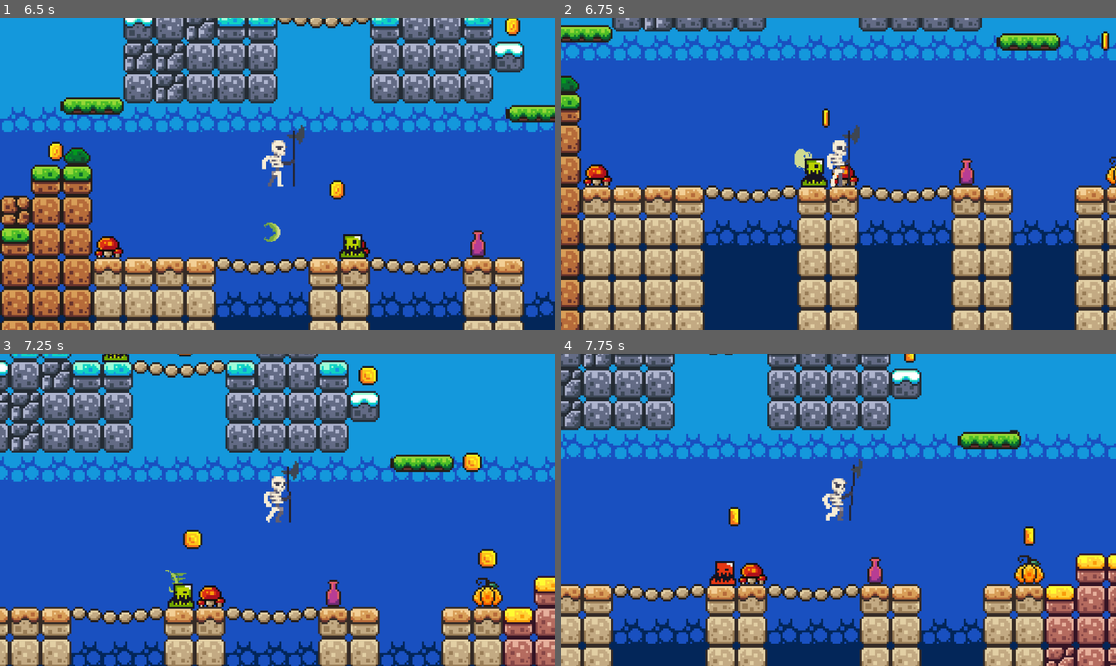
Above: before the commit, frames 1-4 (two rows, left to right).
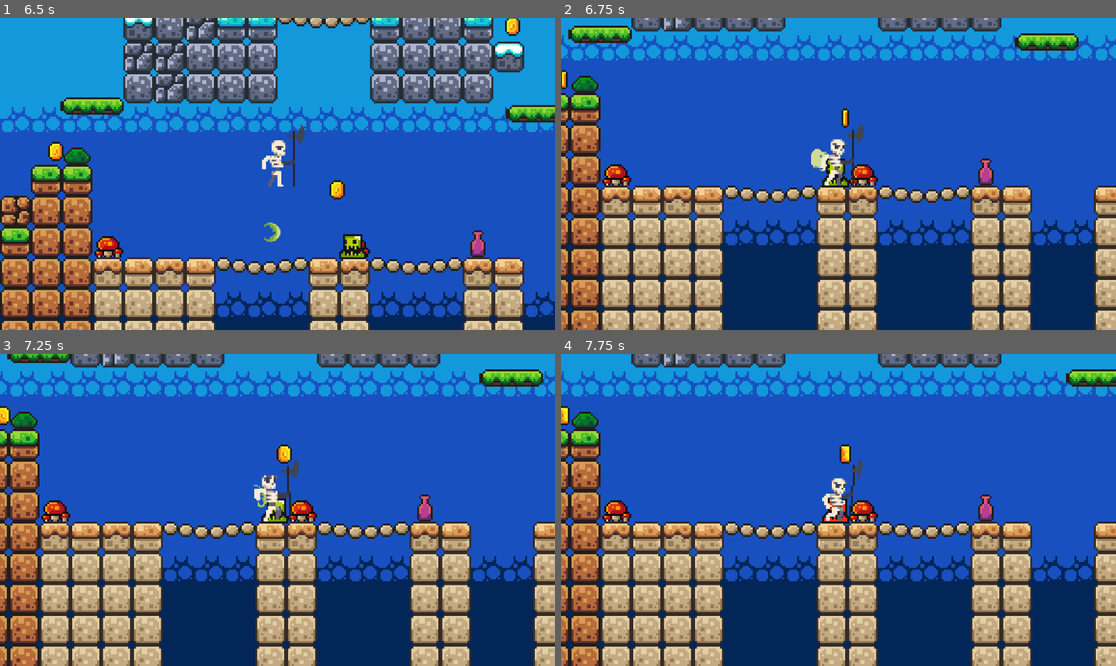
Above: after the commit, the same moments.

Repository: Maziu64/FirstGodotOwnGame
Game: Godot game, scene res://scenes/game.tscn
Two runs of this game, one before a commit and one after it. Both use one fixed random seed, a clock stepped at 60 frames per second and the inputs below.
Inputs (mouse positions are in pixels of both pictures, inside the frame that each line leads up to):
- Up to frame 1 (6.5 s): move the mouse to (249, 236) at 0.52 s; hold Right (move_right) 0.53-2.03 s; tap Space (jump) at 0.6, 0.77, 1.07, 1.52, 1.55, 1.82, 2.1, 3.02, 3.05, 3.32, 3.6, 3.77, 4.07, 4.52, 4.55, 4.82, 5.1, 6.02, 6.05, 6.32 s; move the mouse to (444, 220) at 1.27 s; click (444, 220) at 1.35 s; move the mouse to (111, 127) at 2.02 s; hold Left (move_left) 2.03-4.28 s; move the mouse to (305, 174) at 2.77 s; click (305, 174) at 2.85 s; move the mouse to (194, 96) at 3.52 s; move the mouse to (399, 158) at 4.27 s; hold Right (move_right) from 4.28 s (still down); click (399, 158) at 4.35 s; move the mouse to (166, 189) at 5.02 s; move the mouse to (333, 105) at 5.77 s; click (333, 105) at 5.85 s
- Up to frame 2 (6.75 s): keep holding Right (move_right); move the mouse to (810, 236) at 6.52 s; tap Space (jump) at 6.6 s
- Up to frame 3 (7.25 s): keep holding Right (move_right); tap Space (jump) at 6.77, 7.07 s
- Up to frame 4 (7.75 s): keep holding Right (move_right); move the mouse to (1005, 556) at 7.27 s; click (1005, 556) at 7.35 s; tap Space (jump) at 7.52, 7.55 s

Frame 1 is identical in both runs. In frame 2, 35% of the frame differs, in the area x 0-100%, y 0-100%; in frame 3, 76%; in frame 4, 66%.

Commit message:
PLayer animations
PLayer animations added with their offset
Damage zone changed to have two events, hurted and die to emit a signal
Slime adapted to die and hurted of damage

Diff:
--- a/scenes/player_skeleton.tscn
+++ b/scenes/player_skeleton.tscn
@@ -406,7 +406,7 @@
 }],
 "loop": true,
 "name": &"hitted",
-"speed": 10.0
+"speed": 15.0
 }, {
 "frames": [{
 "duration": 1.0,
--- a/scenes/projectile.tscn
+++ b/scenes/projectile.tscn
@@ -205,6 +205,7 @@
 
 [node name="HitSound" type="AudioStreamPlayer2D" parent="."]
 stream = ExtResource("7_6c2e5")
+volume_db = 24.0
 bus = &"SFX"
 
 [connection signal="animation_finished" from="AnimatedSprite2D" to="." method="_on_animated_sprite_2d_animation_finished"]
--- a/scenes/slime.tscn
+++ b/scenes/slime.tscn
@@ -118,6 +118,21 @@
 [sub_resource type="RectangleShape2D" id="RectangleShape2D_0l8pv"]
 size = Vector2(8, 12)
 
+[sub_resource type="Animation" id="Animation_fd6lc"]
+length = 0.001
+tracks/0/type = "value"
+tracks/0/imported = false
+tracks/0/enabled = true
+tracks/0/path = NodePath(".:position")
+tracks/0/interp = 1
+tracks/0/loop_wrap = true
+tracks/0/keys = {
+"times": PackedFloat32Array(0),
+"transitions": PackedFloat32Array(1),
+"update": 0,
+"values": [Vector2(0, 0)]
+}
+
 [sub_resource type="Animation" id="Animation_2npkn"]
 resource_name = "hurt_shake"
 tracks/0/type = "value"
@@ -131,21 +146,6 @@
 "transitions": PackedFloat32Array(1, 1, 1, 1),
 "update": 0,
 "values": [Vector2(0, 0), Vector2(4, 0), Vector2(-4, 0), Vector2(0, 0)]
-}
-
-[sub_resource type="Animation" id="Animation_fd6lc"]
-length = 0.001
-tracks/0/type = "value"
-tracks/0/imported = false
-tracks/0/enabled = true
-tracks/0/path = NodePath(".:position")
-tracks/0/interp = 1
-tracks/0/loop_wrap = true
-tracks/0/keys = {
-"times": PackedFloat32Array(0),
-"transitions": PackedFloat32Array(1),
-"update": 0,
-"values": [Vector2(0, 0)]
 }
 
 [sub_resource type="AnimationLibrary" id="AnimationLibrary_gstla"]
@@ -172,6 +172,7 @@
 target_position = Vector2(-11, 0)
 
 [node name="Damagezone" parent="." instance=ExtResource("3_pjw23")]
+collision_mask = 3
 damage = 1
 damage_player = true
 
--- a/scripts/damagezone.gd
+++ b/scripts/damagezone.gd
@@ -11,8 +11,8 @@
 	#body.get_node("CollisionShape2D").queue_free()
 	#timer.start()
 	if damage_player:
-		if "player" in body.get_parent().get_groups():
-			body.get_parent().hitted(damage)
+		if "player" in body.get_groups():
+			body.hitted(damage)
 			#Baja la veocidad a la que corre el engine, para dar un efecto de muerte
 			Engine.time_scale = 0.5
 			timer.start()
--- a/scripts/life.gd
+++ b/scripts/life.gd
@@ -5,6 +5,7 @@
 
 signal health_changed(new_value)
 signal died
+signal hurted
 
 
 func _ready() -> void:
@@ -16,3 +17,5 @@
 
 	if current_health <= 0:
 		emit_signal("died")
+	elif current_health > 0:
+		emit_signal("hurted")
--- a/scripts/player_skeleton.gd
+++ b/scripts/player_skeleton.gd
@@ -12,6 +12,10 @@
 var animated_sprite_offset: Vector2
 var attack_sprite_offset_x: float
 var attack_sprite_offset_y: float
+var hitted_sprite_offset_x: float
+var hitted_sprite_offset_y: float
+var died_sprite_offset_x: float
+var died_sprite_offset_y: float
 
 @onready var projectile = load("res://scenes/projectile.tscn")
 
@@ -28,6 +32,7 @@
 
 	life.connect("health_changed", _on_health_changed)
 	life.connect("died", _on_died)
+	life.connect("hurted", _on_hurted)
 
 
 func attack():
@@ -50,15 +55,21 @@
 
 
 func hitted(damage: float) -> void:
+	action_blocked = true
 	life.take_damage(damage)
-	animated_sprite_2d.play("hitted")
 
 func _on_health_changed(updated_life: int) -> void:
 	print("Vida actual: " + str(updated_life))
 
 func _on_died() -> void:
 	print("Muerto")
+	animated_sprite_2d.position = Vector2 (died_sprite_offset_x, died_sprite_offset_y)
 	animated_sprite_2d.play("die")
+	Engine.time_scale = 0.5
+
+func _on_hurted() -> void:
+	animated_sprite_2d.position = Vector2 (hitted_sprite_offset_x, hitted_sprite_offset_y)
+	animated_sprite_2d.play("hitted")
 
 func _process(delta: float) -> void:
 	if Input.is_action_just_pressed("Attack"):
@@ -76,6 +87,19 @@
 				action_blocked = false
 				attack_underway = false
 				animated_sprite_2d.position = animated_sprite_offset
+
+	if animated_sprite_2d.animation == "hitted":
+		match animated_sprite_2d.frame:
+			7:
+				action_blocked = false
+				animated_sprite_2d.position = animated_sprite_offset
+
+	if animated_sprite_2d.animation == "die":
+		match animated_sprite_2d.frame:
+			14:
+				animated_sprite_2d.position = animated_sprite_offset
+				Engine.time_scale = 1
+				get_tree().reload_current_scene()
 
 func _physics_process(delta: float) -> void:
 	# Add the gravity.
@@ -97,12 +121,24 @@
 
 			attack_sprite_offset_x = 10
 			attack_sprite_offset_y = -19
+
+			hitted_sprite_offset_x = 0
+			hitted_sprite_offset_y = -16
+
+			died_sprite_offset_x = -3.3
+			died_sprite_offset_y = -16
 		elif direction < 0:
 			animated_sprite_2d.flip_h = true
 			collision_shape_2d.position = Vector2(6, collision_shape_2d.position.y)
 
 			attack_sprite_offset_x = -5
 			attack_sprite_offset_y = -19
+
+			hitted_sprite_offset_x = 5
+			hitted_sprite_offset_y = -16
+
+			died_sprite_offset_x = 0.7
+			died_sprite_offset_y = -16
 
 
 		#Play animations
@@ -111,8 +147,8 @@
 				animated_sprite_2d.play("idle")
 			else:
 				animated_sprite_2d.play("run")
-		else:
-			animated_sprite_2d.play("jumping")
+		#else:
+			#animated_sprite_2d.play("jumping")
 
 
 
--- a/scripts/slime.gd
+++ b/scripts/slime.gd
@@ -14,6 +14,7 @@
 func _ready() -> void:
 	life.connect("health_changed", _on_health_changed)
 	life.connect("died", _on_died)
+	life.connect("hurted", _on_hurted)
 # Called every frame. 'delta' is the elapsed time since the previous frame.
 func _process(delta: float) -> void:
 	if ray_cast_right.is_colliding():
@@ -35,17 +36,15 @@
 
 func hitted(damage: float) -> void:
 	life.take_damage(damage)
-	if life.current_health > 0:
-		animated_sprite_2d.play("hitted")
-		#animation_player.play("hurt_shake")
-	elif life.current_health <= 0:
-		animated_sprite_2d.play("die")
-		#animation_player.play("hurt_shake")
-
 	collision_shape_2d.disabled = true
 
 func _on_health_changed(updated_life: int) -> void:
 	print("Vida actual: " + str(updated_life))
 
 func _on_died() -> void:
-	print("Muerto")
+	animated_sprite_2d.play("die")
+	#animation_player.play("hurt_shake")
+
+func _on_hurted() -> void:
+	animated_sprite_2d.play("hitted")
+	#animation_player.play("hurt_shake")
